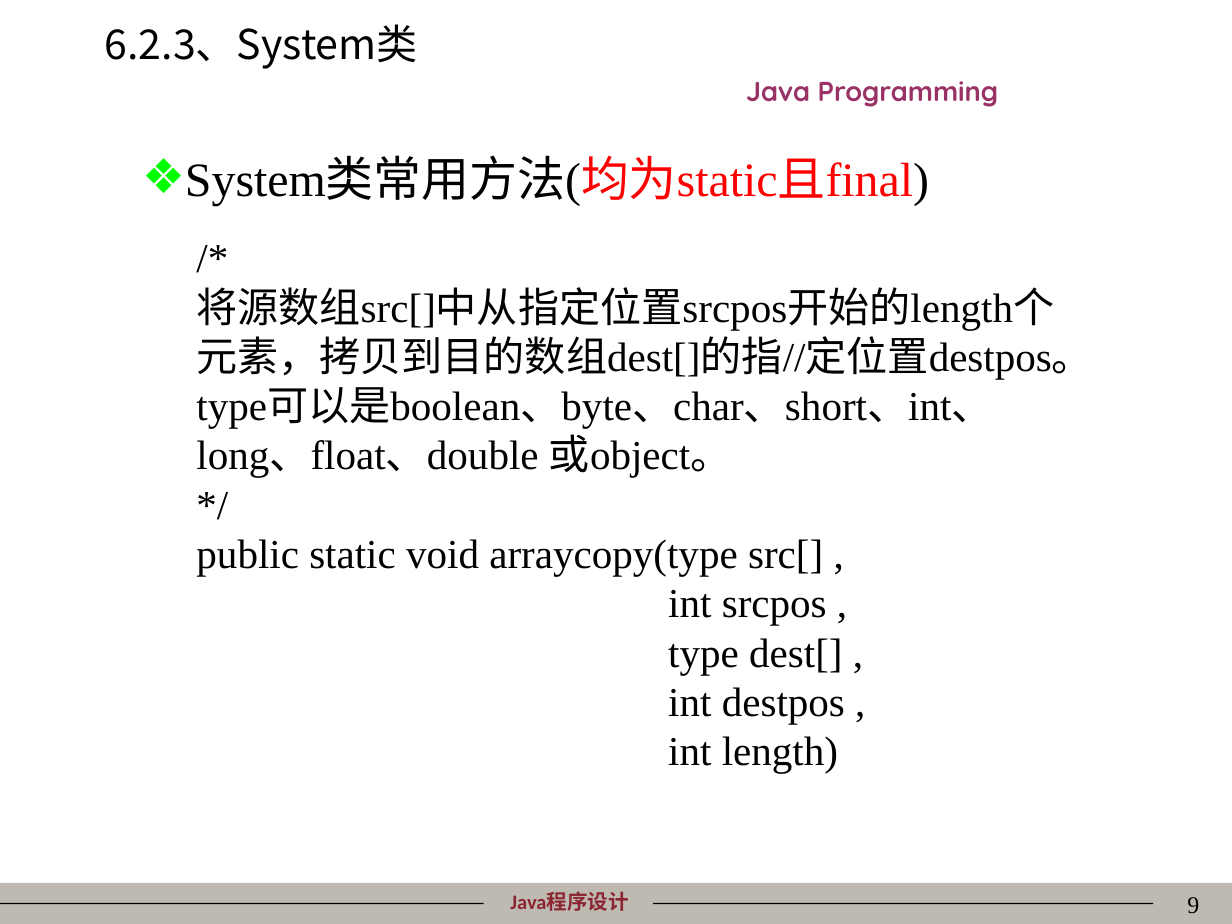
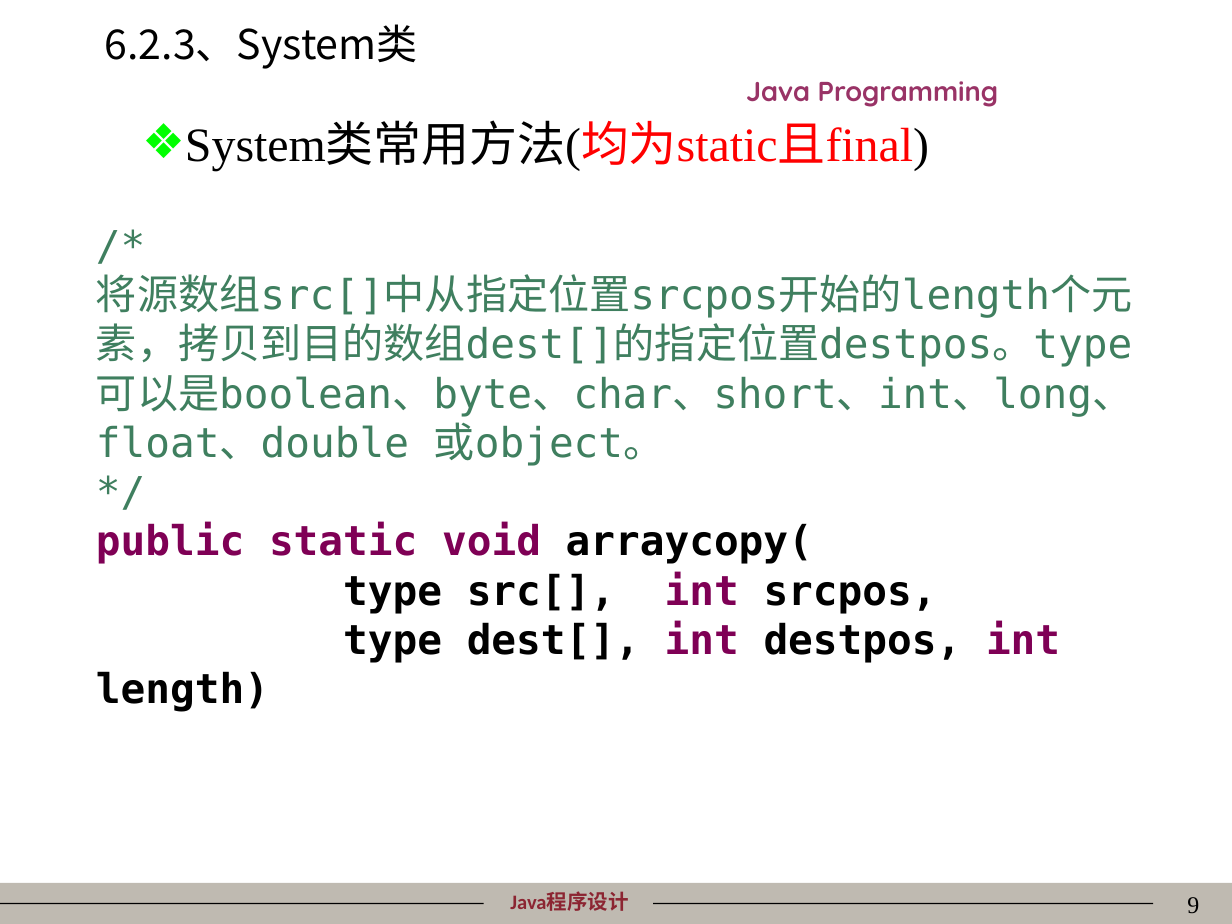
Before and after one commit to mordeky/Java, a slide deck: slide 9 of PPT/06Java常用类及接口.ppt. Drawn at 1232x924 pixels with LibreOffice and Linux fonts; fonts in the diff are those of the drawing; background and template pictures are left out. Boxes give left, top, right and bottom in pixels: in the first picture for what was removed or moved away, otherwise in the second. Text is boxed around its words. In the diff, an @@ line names an element or a change of style, - is before the commit and + after.

```diff
--- a/PPT/06Java常用类及接口.ppt
+++ b/PPT/06Java常用类及接口.ppt
@@ text "System类常用方法(均为static且final)": place and size @@
-text "System类常用方法(均为static且final)" at [185, 158, 929, 205]
+text "System类常用方法(均为static且final)" at [185, 123, 929, 170]
@@ text "/*": place and size @@
-text "/*" at [196, 287, 1093, 773]
+text "/*" at [96, 274, 1133, 712]
@@ text "/*" at [96, 274, 1133, 712]: font Times New Roman to DejaVu Sans Mono, text colour #000000 to #3F7F5F in "/*", "*/" @@
@@ text at [96, 274, 1133, 466]: text changed; font Times New Roman to DejaVu Sans Mono; text colour #000000 to #3F7F5F @@
-将源数组src[]中从指定位置srcpos开始的length个元素，拷贝到目的数组dest[]的指//定位置destpos。type可以是boolean、byte、char、short、int、long、float、double 或object。
+将源数组src[]中从指定位置srcpos开始的length个元素，拷贝到目的数组dest[]的指定位置destpos。type可以是boolean、byte、char、short、int、long、float、double 或object。
@@ text at [96, 522, 1060, 712]: text changed; font Times New Roman to DejaVu Sans Mono; bold on @@
-public static void arraycopy(type src[] ,
-int srcpos ,
-type dest[] ,
-int destpos ,
-int length)
+public static void arraycopy(
+type src[], int srcpos,
+type dest[], int destpos, int length)
```
Also in this commit, not shown: 26 other slides changed, 1 slide added, 2 slides removed, 43 other files.
